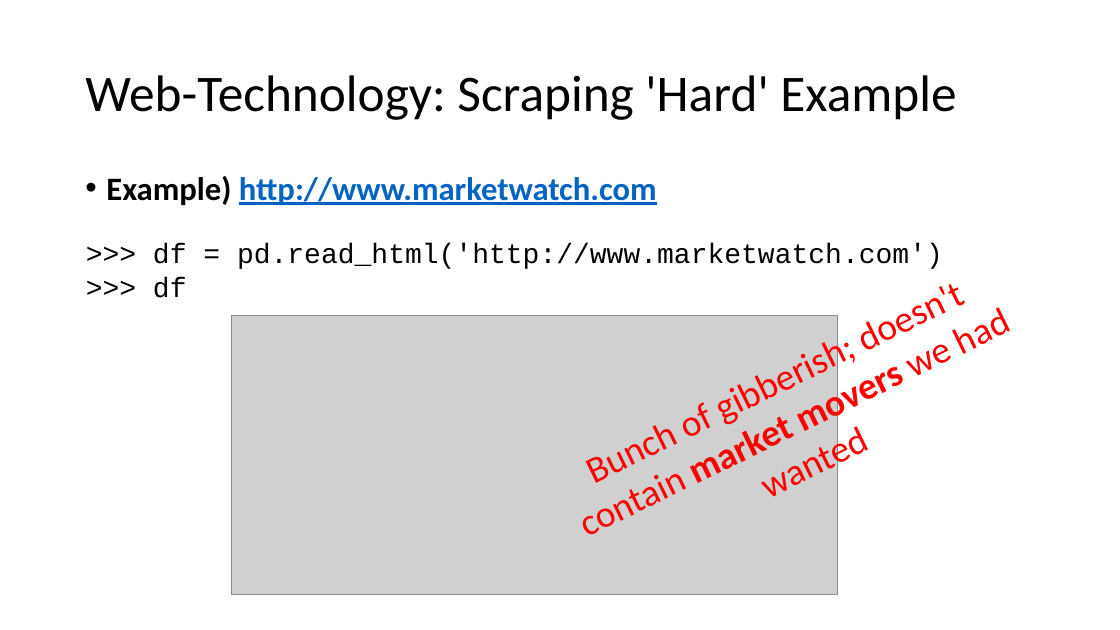
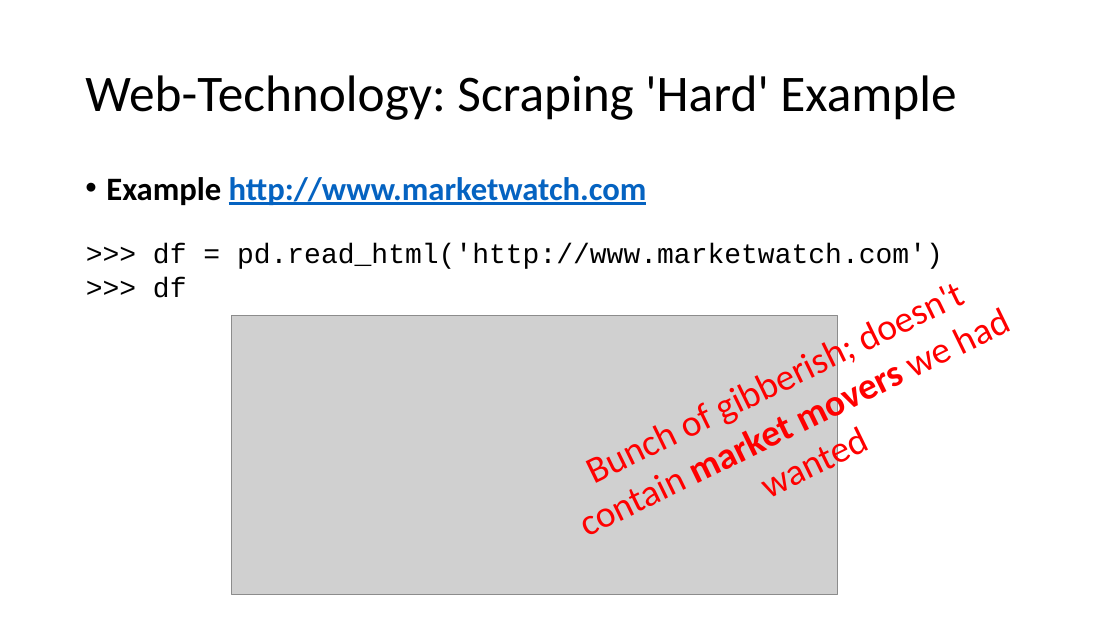
Before and after one commit to toddschultz/DegreesOfClimateChange, a slide deck: slide 8 of doc/design/TechnologyReview.pptx. Drawn at 1120x630 pixels with LibreOffice and Linux fonts; fonts in the diff are those of the drawing; grey boxes stand for pictures. Boxes give left, top, right and bottom in pixels: in the first picture for what was removed or moved away, otherwise in the second. Text is boxed around its words. In the diff, an @@ line names an element or a change of style, - is before the commit and + after.

Commit message:
fixed minor typo in tech review presentation

```diff
--- a/doc/design/TechnologyReview.pptx
+++ b/doc/design/TechnologyReview.pptx
@@ text at [106,177,647,205]: text changed @@
-• Example) http://www.marketwatch.com
+• Example http://www.marketwatch.com
```
Also in this commit, not shown: 1 other slide changed.
